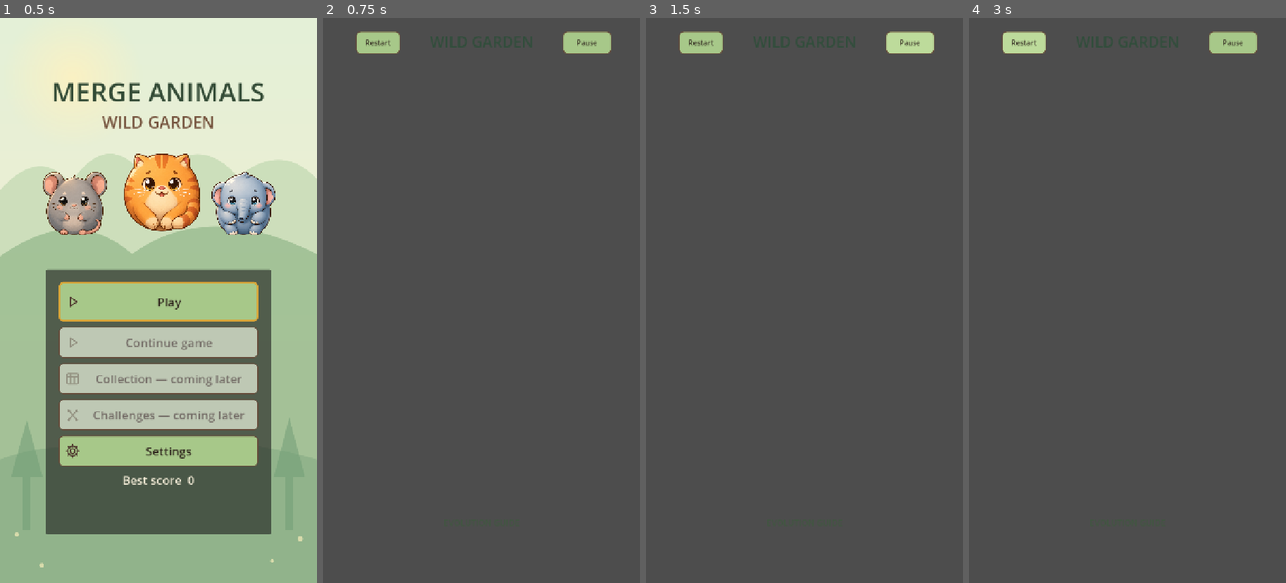
Above: before the commit, frames 1-4 (left to right).
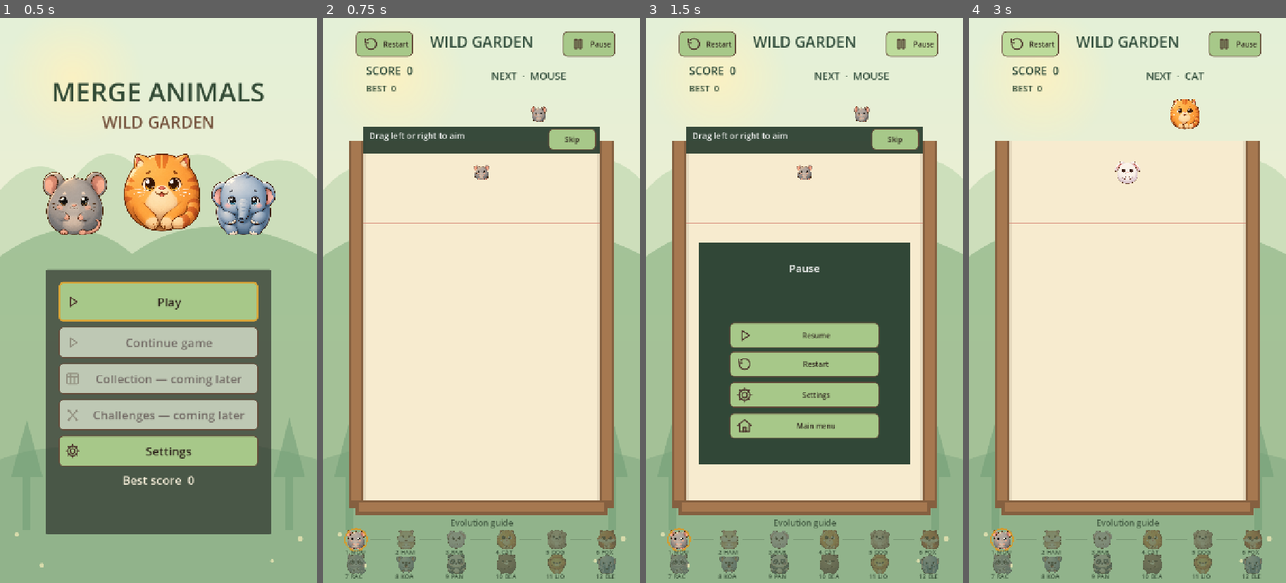
Above: after the commit, the same moments.

Repository: sandikovcusu-commits/MergeAnimal
Game: Godot game, scene res://scenes/ui/MainMenu.tscn
Same seed, same stepped clock (60 frames per second), same inputs: the game is played once before the commit and once after it.
Inputs (mouse positions are in pixels of both pictures, inside the frame that each line leads up to):
- Up to frame 1 (0.5 s): no input
- Up to frame 2 (0.75 s): click "Play" at 0.5 s
- Up to frame 3 (1.5 s): click "Pause" at 1.25 s
- Up to frame 4 (3 s): click (1127, 334) at 2 s, where only the run after the commit has a clickable "Resume"; click "Restart" at 2.75 s

Frame 1 is identical in both runs. In frame 2, 96% of the frame differs, in the area x 0-100%, y 0-100%; in frame 3, 95%; in frame 4, 99%.
Error before the commit: Parse Error: Cannot infer the type of "keep_primary" variable because the value doesn't have a set type. (res://scripts/gameplay/Game.gd:182)

Commit message:
Test session across independent Godot processes
Co-authored-by: arena-agent <297053741+arena-agent@users.noreply.github.com>

Diff:
--- a/MergeAnimals/scripts/gameplay/Game.gd
+++ b/MergeAnimals/scripts/gameplay/Game.gd
@@ -115,6 +115,9 @@
 			_restore_session(loaded.data)
 		else:
 			push_warning("Continue unavailable: %s" % loaded.status)
+			set_physics_process(false)
+			get_tree().set_meta("continue_error", true)
+			call_deferred("_return_to_menu_after_load_failure")
 	if not continuing and bool(get_tree().get_meta("tutorial_requested", false)):
 		get_tree().remove_meta("tutorial_requested")
 		current_data = animals[0]
@@ -130,6 +133,10 @@
 		$HUD/DebugPanel/Spawn.pressed.connect(_debug_spawn_selected)
 	_update_hud()
 	_set_aim(aim_x)
+
+func _return_to_menu_after_load_failure() -> void:
+	get_tree().paused = false
+	get_tree().change_scene_to_file("res://scenes/ui/MainMenu.tscn")
 
 func is_playing() -> bool:
 	return game_state == GameState.PLAYING
@@ -179,7 +186,7 @@
 	var snapshot := _session_snapshot()
 	if not SessionSave.valid(snapshot): return ERR_INVALID_DATA
 	var primary := SaveManager._read_envelope(SessionSave.PATH)
-	var keep_primary := primary.status == "ok" and (SessionSave.valid(primary.data) or (primary.data.get("session_version") == 1 and primary.data.get("active") == false))
+	var keep_primary: bool = primary.status == "ok" and (SessionSave.valid(primary.data) or (primary.data.get("session_version") == 1 and primary.data.get("active") == false))
 	save_status = SaveManager.save_progress(snapshot, SessionSave.PATH, keep_primary)
 	return save_status
 
@@ -445,8 +452,9 @@
 	if not is_playing():
 		return
 	game_state = GameState.GAME_OVER
-	if persist_best and SessionSave.clear_session() != OK:
-		push_warning("Could not invalidate finished session")
+	if persist_best:
+		save_status = SessionSave.clear_session()
+		if save_status != OK: push_warning("Could not invalidate finished session")
 	combo_count = 0
 	combo_left = 0.0
 	drop_requested = false
@@ -536,6 +544,11 @@
 	if tutorial: tutorial.queue_free()
 
 func _main_menu() -> void:
+	if game_state == GameState.GAME_OVER and persist_best and save_status != OK:
+		save_status = SessionSave.clear_session()
+		if save_status != OK:
+			overlay_title.text = tr("SAVE_WAIT")
+			return
 	if game_state == GameState.PAUSED and persist_best:
 		if save_session() != OK:
 			overlay_title.text = tr("SAVE_WAIT")
--- a/MergeAnimals/scripts/ui/MainMenu.gd
+++ b/MergeAnimals/scripts/ui/MainMenu.gd
@@ -37,6 +37,9 @@
 	best_label = Label.new(); best_label.name = "Best"; best_label.horizontal_alignment = HORIZONTAL_ALIGNMENT_CENTER
 	best_label.add_theme_font_size_override("font_size", 27); best_label.add_theme_color_override("font_color", Color("f3ecd7")); list.add_child(best_label)
 	_refresh_best()
+	if bool(get_tree().get_meta("continue_error", false)):
+		get_tree().remove_meta("continue_error")
+		best_label.text = tr("SAVE_UNAVAILABLE")
 	play_button.grab_focus()
 
 func _button(node_name: String, key: String, icon: String, height: float) -> Button:
--- /dev/null
+++ b/MergeAnimals/tests/integration/day61_session_process.gd
@@ -0,0 +1,145 @@
+extends SceneTree
+# Two independent Godot processes, shared isolated user:// directory. Automated, not human play.
+var checks := 0
+var failures := 0
+const EXPECTED := "user://day61_expected.json"
+func _initialize() -> void:
+	call_deferred("run")
+func check(ok: bool, description: String) -> void:
+	checks += 1
+	print("%s: %s" % ["PASS" if ok else "FAIL", description])
+	if not ok: failures += 1
+func capture(name: String) -> void:
+	if OS.get_environment("CAPTURE_DIR").is_empty(): return
+	await process_frame
+	await RenderingServer.frame_post_draw
+	var output := []
+	var code := OS.execute("xdotool", ["search", "--onlyvisible", "--pid", str(OS.get_process_id())], output, true)
+	if code != 0 or output.is_empty():
+		check(false, "locate X11 window for " + name); return
+	var ids := str(output[0]).strip_edges().split("\n", false)
+	if ids.is_empty():
+		check(false, "X11 window exists for " + name); return
+	var file := OS.get_environment("CAPTURE_DIR") + "/" + name + ".png"
+	code = OS.execute("import", ["-window", ids[0], file])
+	check(code == 0 and FileAccess.file_exists(file), "X11 capture " + name)
+func choose_x(game) -> float:
+	var left: float = game.left_bound + game.current_data.radius + game.spawn_margin
+	var right: float = game.right_bound - game.current_data.radius - game.spawn_margin
+	var target: Animal = null
+	for body in game.pieces.get_children():
+		if body.data.id == game.current_data.id and not body.merge_locked:
+			if target == null or body.position.y > target.position.y: target = body
+	if target != null: return clampf(target.position.x, left, right)
+	var best_x := left
+	var best_height := -INF
+	for i in range(9):
+		var x: float = lerpf(left, right, i / 8.0)
+		var top: float = game.floor_height
+		for body in game.pieces.get_children():
+			if absf(body.position.x - x) < body.data.radius + game.current_data.radius:
+				top = minf(top, body.position.y - body.data.radius)
+		if top > best_height:
+			best_height = top
+			best_x = x
+	return best_x
+func run() -> void:
+	var phase := OS.get_environment("SESSION_PHASE")
+	if phase == "write": await write_phase()
+	elif phase == "read": await read_phase()
+	else: check(false, "invalid test phase")
+	print("DAY61 phase=%s checks=%d failures=%d" % [phase, checks, failures])
+	quit(1 if failures else 0)
+func write_phase() -> void:
+	for suffix in ["", ".bak", ".tmp", ".bak.tmp"]:
+		DirAccess.remove_absolute(ProjectSettings.globalize_path(SessionSave.PATH + suffix))
+	var game = (load("res://scenes/game/Game.tscn") as PackedScene).instantiate()
+	game.test_seed = 30000
+	root.add_child(game)
+	current_scene = game
+	await process_frame
+	check(game.is_playing() and game.spawn_count == 0, "new game started")
+	var ticks := 0
+	var next_drop := 0
+	while game.is_playing() and game.spawn_count < 20 and ticks < 12000:
+		await physics_frame
+		ticks += 1
+		if ticks >= next_drop:
+			game._set_aim(choose_x(game))
+			if game.drop_animal(): next_drop = ticks + 144
+			else: next_drop = ticks + 24
+	check(game.spawn_count == 20, "20 animals dropped via gameplay")
+	check(game.merge_manager.merge_count > 0 and game.score > 0, "real contact merge awards score")
+	if failures > 0: return
+	for i in range(1000):
+		await physics_frame
+		if game.merge_manager.pending.is_empty() and not game.merge_manager.commit_scheduled and not game.drop_requested: break
+	await process_frame
+	game.pause_button.pressed.emit()
+	check(paused and game.game_state == game.GameState.PAUSED, "game paused before process exit")
+	check(game.save_session() == OK, "persist first snapshot")
+	check(game.save_session() == OK, "persist matching backup snapshot")
+	var loaded := SessionSave.load_session()
+	check(loaded.status == "ok", "saved session readable")
+	if loaded.status != "ok": return
+	var file := FileAccess.open(EXPECTED, FileAccess.WRITE)
+	file.store_string(JSON.stringify(loaded.data)); file.close()
+	print("DAY61_SAVED drops=%d merges=%d score=%d bodies=%d rng=%s" % [game.spawn_count, game.merge_manager.merge_count, game.score, game.pieces.get_child_count(), str(game.rng.state)])
+	await capture("day61_saved_game")
+
+func read_phase() -> void:
+	var file := FileAccess.open(EXPECTED, FileAccess.READ)
+	check(file != null, "prior process fixture present")
+	if file == null: return
+	var expected: Variant = JSON.parse_string(file.get_as_text())
+	check(SessionSave.valid(expected), "prior saved snapshot valid")
+	if not SessionSave.valid(expected): return
+	paused = true # Compare before a physics tick changes positions or triggers contacts.
+	var menu = (load("res://scenes/ui/MainMenu.tscn") as PackedScene).instantiate()
+	root.add_child(menu); current_scene = menu
+	await process_frame
+	check(not menu.continue_button.disabled, "Continue enabled in new process")
+	await capture("day61_continue_menu")
+	menu.continue_button.pressed.emit()
+	await process_frame
+	await process_frame
+	var game = current_scene
+	check(game != menu and game.has_method("save_session"), "Continue button opens gameplay")
+	if game == menu or not game.has_method("save_session"): return
+	check(game.spawn_count == int(expected.spawn_count) and game.merge_manager.merge_count == int(expected.merge_count), "drop and merge counters restored without duplicates")
+	check(game.score == int(expected.score) and game.best_score >= int(expected.best_score), "score and best restored without duplicate award")
+	check(game.combo_count == int(expected.combo_count) and is_equal_approx(game.combo_left, float(expected.combo_left)), "combo restored")
+	check(str(game.current_data.id) == expected.current and str(game.next_data.id) == expected.next and str(game.rng.state) == expected.rng_state, "current next and exact RNG state restored")
+	check(game.pieces.get_child_count() == expected.bodies.size(), "exact body count restored")
+	var actual := game.pieces.get_children()
+	if actual.size() == expected.bodies.size():
+		for i in range(actual.size()):
+			var body: Animal = actual[i]
+			var saved: Dictionary = expected.bodies[i]
+			check(str(body.data.id) == saved.id and body.position.distance_to(Vector2(saved.x, saved.y)) < 0.01 and absf(body.rotation - float(saved.rotation)) < 0.001, "body %d id, position and rotation" % i)
+			check(body.linear_velocity.distance_to(Vector2(saved.vx, saved.vy)) < 0.01 and absf(body.angular_velocity - float(saved.angular_velocity)) < 0.01, "body %d linear and angular velocity" % i)
+	await capture("day61_restored_game")
+	# Corrupt the primary and ensure the matching previous copy can be read.
+	file = FileAccess.open(SessionSave.PATH, FileAccess.WRITE)
+	file.store_string("bad save"); file.close()
+	var recovered := SessionSave.load_session()
+	check(recovered.status == "recovered" and int(recovered.data.score) == int(expected.score) and recovered.data.bodies.size() == expected.bodies.size(), "corrupt primary recovers backup")
+	check(game.save_session() == OK, "continue after recovery writes valid primary")
+	paused = false
+	var before: int = game.spawn_count
+	for i in range(2000):
+		await physics_frame
+		if not game.is_playing(): break
+		if i % 24 == 0:
+			game._set_aim(choose_x(game)); game.drop_animal()
+		if game.spawn_count > before: break
+	check(game.spawn_count == before + 1, "continued gameplay accepts a further real drop")
+	# A pending pair must leave durable data untouched even if a caller explicitly requests a save.
+	if game.is_playing():
+		var a: Animal = game.create_animal(game.animals[0], Vector2(250, 350))
+		var b: Animal = game.create_animal(game.animals[0], Vector2(500, 350))
+		var hash_before := FileAccess.get_sha256(SessionSave.PATH)
+		check(game.merge_manager.request_merge(a, b), "pending merge fixture reserved")
+		check(game.save_session() == ERR_BUSY, "save refused during pending merge")
+		check(FileAccess.get_sha256(SessionSave.PATH) == hash_before, "pending save did not change durable data")
+	print("DAY61_RESTORED score=%d bodies=%d drops=%d" % [game.score, game.pieces.get_child_count(), game.spawn_count])
